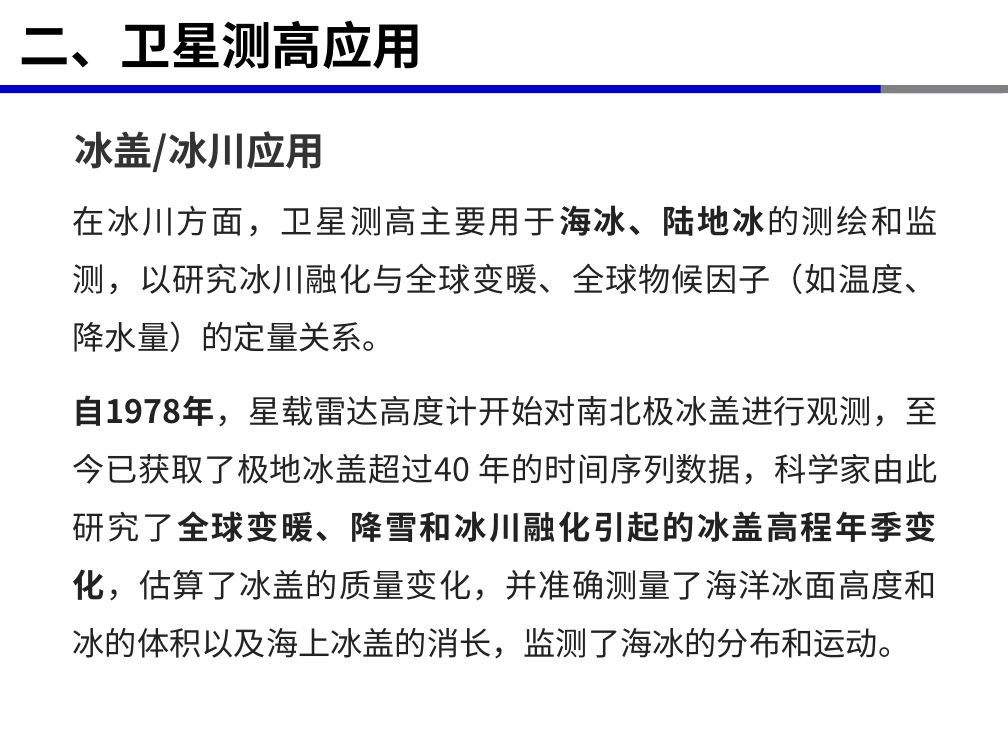
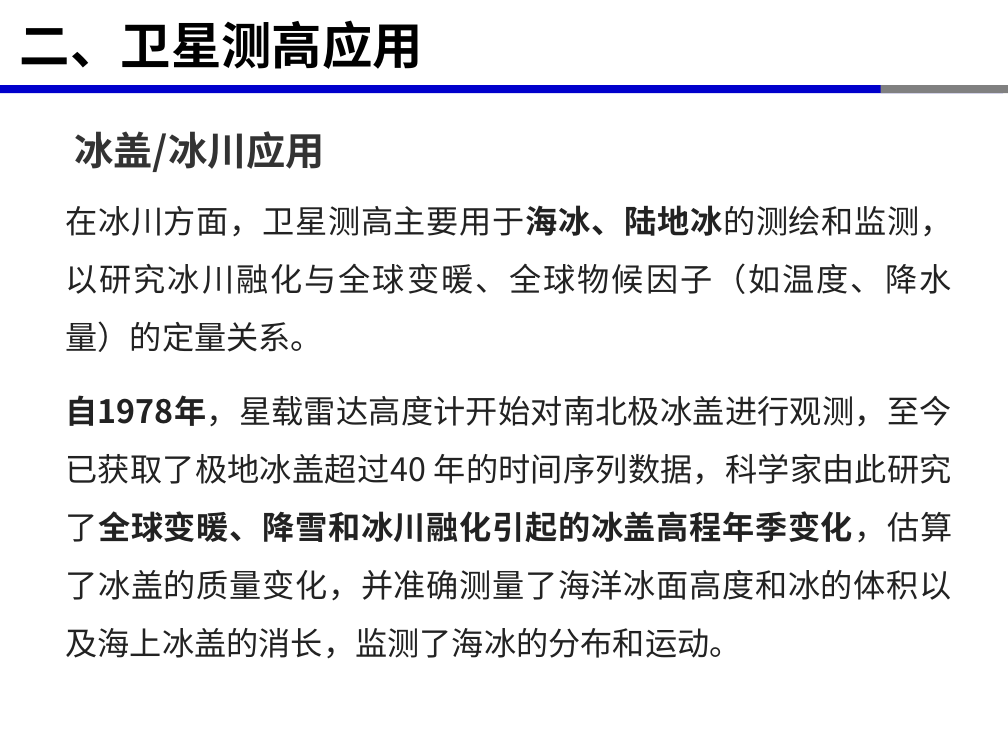
Before and after one commit to xinluo2018/rs-data-processing, a slide deck: slide 18 of 第6章-雷达测高数据处理程序设计/第1节-卫星测高技术简介-2学时.pptx. Drawn at 1008x756 pixels with LibreOffice and Linux fonts; fonts in the diff are those of the drawing. Boxes give left, top, right and bottom in pixels: in the first picture for what was removed or moved away, otherwise in the second. Text is boxed around its words. In the diff, an @@ line names an element or a change of style, - is before the commit and + after.

```diff
--- a/第6章-雷达测高数据处理程序设计/第1节-卫星测高技术简介-2学时.pptx
+++ b/第6章-雷达测高数据处理程序设计/第1节-卫星测高技术简介-2学时.pptx
@@ text "在冰川方面，卫星测高主要用于海冰、陆地冰的测绘和监测，以研究冰川融化与全球变暖、全球物候因子（如温度、降水量）的定量关系 ..." rewrapped from (73, 205, 938, 659) to (65, 205, 952, 659) @@
```
Also in this commit, not shown: 3 other files.
